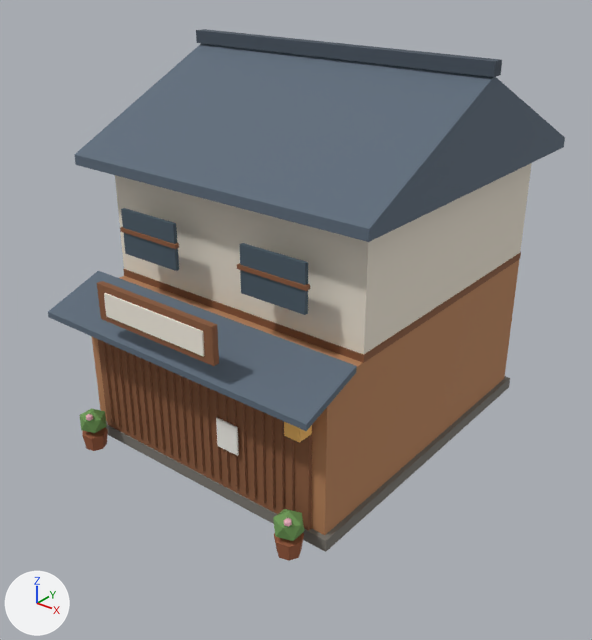
The FBX model Assets/Machi/Resources/Town/chizurudo_s1.fbx: old version first, new version second.
The view is the same before and after, from a 50 mm lens placed at (9.64, -12.6, 9.86), pointed at (0.32, -0.96, 2.64). Arrows for +X, +Y and +Z are at lower left; the lights stay in place. The older version comes first. Where no turn or scale is listed for an object, it has been applied to the vertices. Vertices at exactly the same position are counted once.

The first picture shows 'chizurudo_s1'.
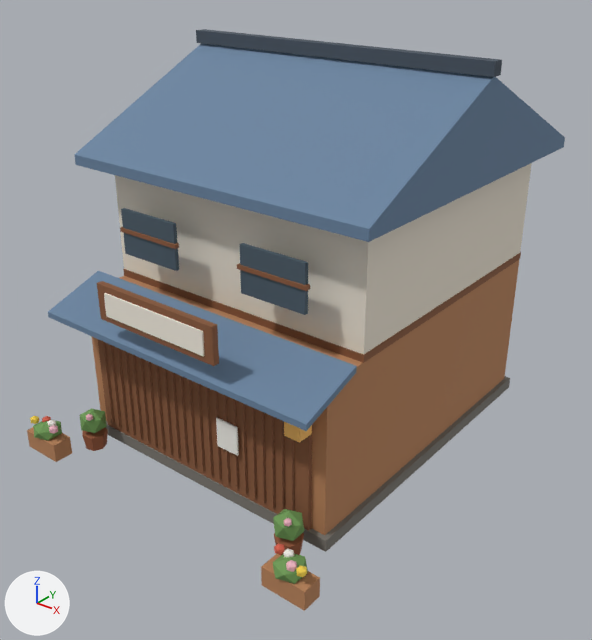
Changed parts and their boxes [x1, y1, x2, y2] in the pictures (592 x 640 px):
```json
{"object": "chizurudo_s1", "change": "reshaped", "before": [48, 29, 565, 561], "after": [27, 29, 565, 611], "on screen": "9% taller"}
{"part": 1, "of": "me_chizurudo_s1", "change": "added", "after": [27, 427, 72, 462], "on screen": "brown"}
{"part": 2, "of": "me_chizurudo_s1", "change": "added", "after": [33, 421, 62, 441]}
{"part": 3, "of": "me_chizurudo_s1", "change": "added", "after": [30, 416, 39, 424]}
{"part": 4, "of": "me_chizurudo_s1", "change": "added", "after": [42, 416, 51, 422]}
{"part": 5, "of": "me_chizurudo_s1", "change": "added", "after": [47, 420, 56, 427]}
{"part": 6, "of": "me_chizurudo_s1", "change": "added", "after": [49, 425, 58, 434]}
{"part": 7, "of": "me_chizurudo_s1", "change": "added", "after": [261, 554, 320, 611], "on screen": "brown"}
{"part": 8, "of": "me_chizurudo_s1", "change": "added", "after": [273, 553, 308, 584], "on screen": "green"}
{"part": 9, "of": "me_chizurudo_s1", "change": "added", "after": [274, 543, 285, 555]}
{"part": 10, "of": "me_chizurudo_s1", "change": "added", "after": [283, 549, 294, 557]}
{"part": 11, "of": "me_chizurudo_s1", "change": "added", "after": [286, 560, 297, 572]}
{"part": 12, "of": "me_chizurudo_s1", "change": "added", "after": [296, 565, 307, 577]}
{"part": 13, "of": "me_chizurudo_s1", "change": "surface changed", "before": [48, 43, 565, 431], "after": [48, 43, 565, 431]}
```

Scene script edits in JSON lines:
```json
{"block": "me_chizurudo_s1", "where": "# used by ob_chizurudo_s1; location = (0.0, 0.0, 0.0)"}
{"op": "remove", "block": "me_chizurudo_s1", "code": "me_chizurudo_s1.from_pydata(...)  # 388 vertices, 335 faces; spans x -3.45..3.45, y -4.43..4.1, z 0.0..7.8"}
{"op": "add", "block": "me_chizurudo_s1", "code": "me_chizurudo_s1.from_pydata(...)  # 524 vertices, 547 faces; spans x -3.65..3.65, y -4.97..4.1, z 0.0..7.8"}
{"block": "me_chizurudo_s1", "change": "me_chizurudo_s1 part 1: a new loose piece, a box spanning x -3.65..-2.75, y -4.9..-4.5, z 0.0..0.4, in mat_m_townpalette (picture img_t_townpalette_png)"}
{"block": "me_chizurudo_s1", "change": "me_chizurudo_s1 part 2: a new loose piece, an icosphere of 20 faces spanning x -3.49..-2.91, y -4.97..-4.43, z 0.31..0.69, in mat_m_townpalette (picture img_t_townpalette_png)"}
{"block": "me_chizurudo_s1", "change": "me_chizurudo_s1 part 3: a new loose piece, an icosphere of 20 faces spanning x -3.59..-3.41, y -4.86..-4.69, z 0.55..0.75, in mat_m_townpalette (picture img_t_townpalette_png)"}
{"block": "me_chizurudo_s1", "change": "me_chizurudo_s1 part 4: a new loose piece, an icosphere of 20 faces spanning x -3.39..-3.21, y -4.72..-4.55, z 0.55..0.75, in mat_m_townpalette (picture img_t_townpalette_png)"}
{"block": "me_chizurudo_s1", "change": "me_chizurudo_s1 part 5: a new loose piece, an icosphere of 20 faces spanning x -3.19..-3.01, y -4.73..-4.56, z 0.55..0.75, in mat_m_townpalette (picture img_t_townpalette_png)"}
{"block": "me_chizurudo_s1", "change": "me_chizurudo_s1 part 6: a new loose piece, an icosphere of 20 faces spanning x -2.99..-2.81, y -4.83..-4.66, z 0.55..0.75, in mat_m_townpalette (picture img_t_townpalette_png)"}
{"block": "me_chizurudo_s1", "change": "me_chizurudo_s1 part 7: a new loose piece, a box spanning x 2.75..3.65, y -4.9..-4.5, z 0.0..0.4, in mat_m_townpalette (picture img_t_townpalette_png)"}
{"block": "me_chizurudo_s1", "change": "me_chizurudo_s1 part 8: a new loose piece, an icosphere of 20 faces spanning x 2.91..3.49, y -4.97..-4.43, z 0.31..0.69, in mat_m_townpalette (picture img_t_townpalette_png)"}
{"block": "me_chizurudo_s1", "change": "me_chizurudo_s1 part 9: a new loose piece, an icosphere of 20 faces spanning x 2.81..2.99, y -4.69..-4.52, z 0.55..0.75, in mat_m_townpalette (picture img_t_townpalette_png)"}
{"block": "me_chizurudo_s1", "change": "me_chizurudo_s1 part 10: a new loose piece, an icosphere of 20 faces spanning x 3.01..3.19, y -4.7..-4.53, z 0.55..0.75, in mat_m_townpalette (picture img_t_townpalette_png)"}
{"block": "me_chizurudo_s1", "change": "me_chizurudo_s1 part 11: a new loose piece, an icosphere of 20 faces spanning x 3.21..3.39, y -4.87..-4.7, z 0.55..0.75, in mat_m_townpalette (picture img_t_townpalette_png)"}
{"block": "me_chizurudo_s1", "change": "me_chizurudo_s1 part 12: a new loose piece, an icosphere of 20 faces spanning x 3.41..3.59, y -4.87..-4.7, z 0.55..0.75, in mat_m_townpalette (picture img_t_townpalette_png)"}
{"block": "me_chizurudo_s1", "change": "me_chizurudo_s1 part 13: 15 kept faces spanning x -3.4..3.4, y -4.3..4.1, z 2.9..7.55 get new texture (UV) coordinates"}
```
